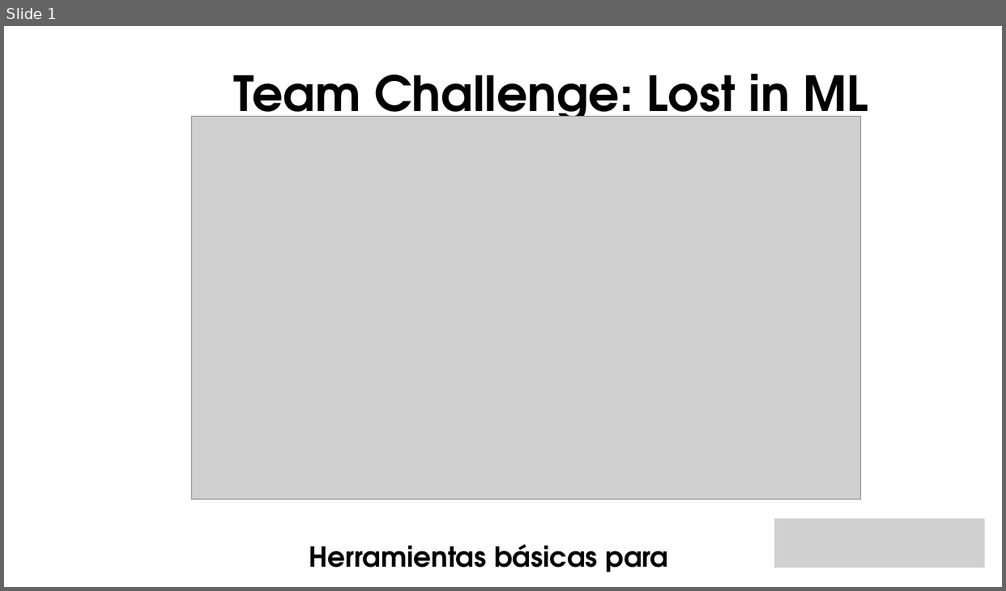
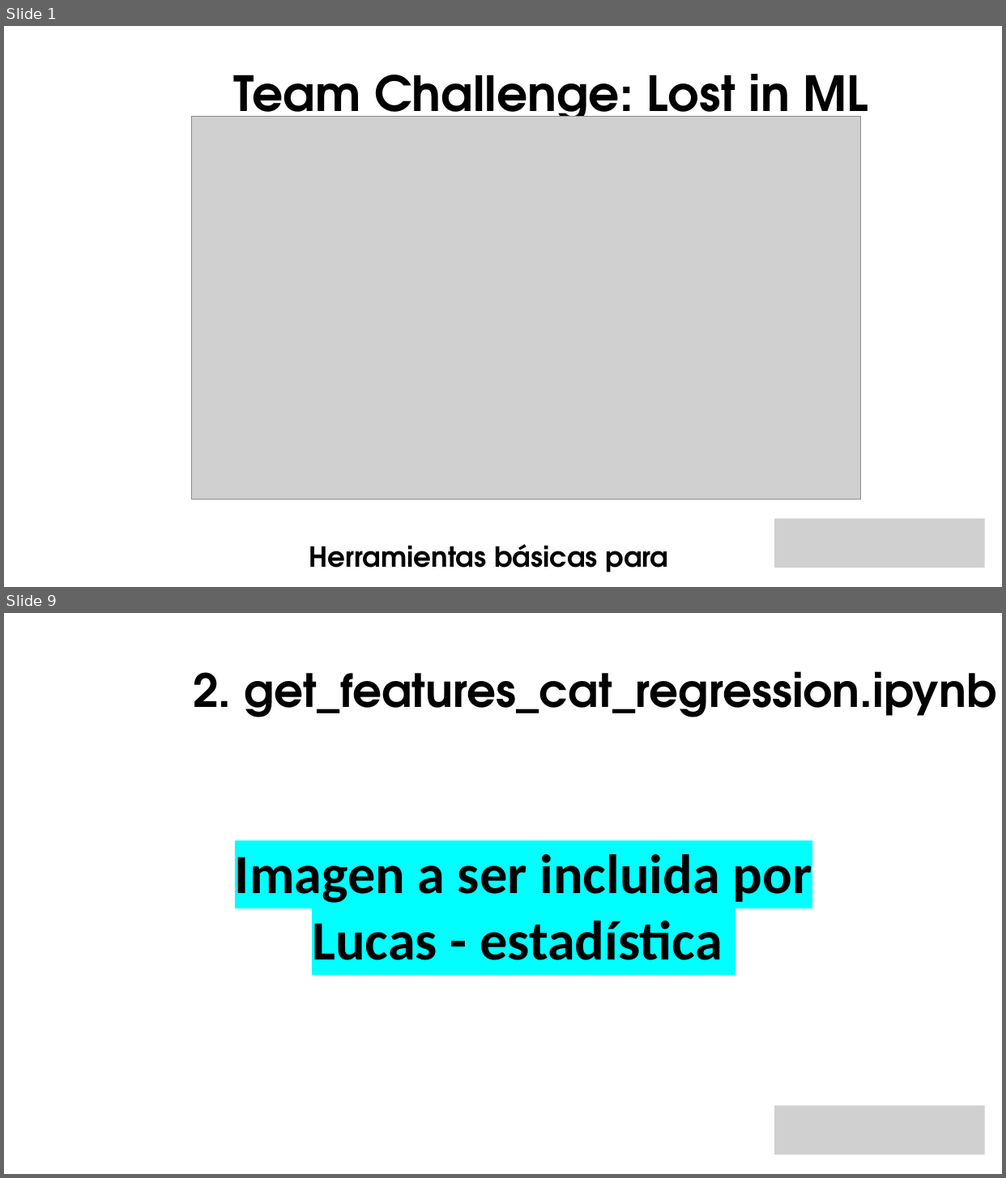
Before and after one commit to apvwbm/Team-Challenge---Lost-in-ML, a slide deck: Team Lost in ML.pptx. Shown one above the other, each under a label of ours: slide 1 before the commit, slides 1 and 9 after it; the slides between them are not shown. The pictures are 1006x591 and 1006x1178 pixels, drawn with LibreOffice and Linux fonts; fonts in the diff are those of the drawing; grey boxes stand for pictures; background and template pictures are left out. Boxes give left, top, right and bottom in pixels: in the first picture for what was removed or moved away, otherwise in the second. Text is boxed around its words. In the diff, an @@ line names an element or a change of style, - is before the commit and + after.

```diff
--- a/Team Lost in ML.pptx
+++ b/Team Lost in ML.pptx
@@ slide 9 added at (x1=4, y1=613, x2=1002, y2=1174), background picture (left out) @@
@@ text added at (x1=193, y1=671, x2=997, y2=717), 66 pt, text #000000, bold @@
+2. get_features_cat_regression.ipynb
@@ text added at (x1=235, y1=854, x2=812, y2=960), 80 pt, text #000000, bold @@
+Imagen a ser incluida por Lucas - estadística
@@ picture added at (x1=774, y1=1106, x2=985, y2=1155) @@
```
Also in this commit, not shown: 4 slides changed, 10 other slides added.
